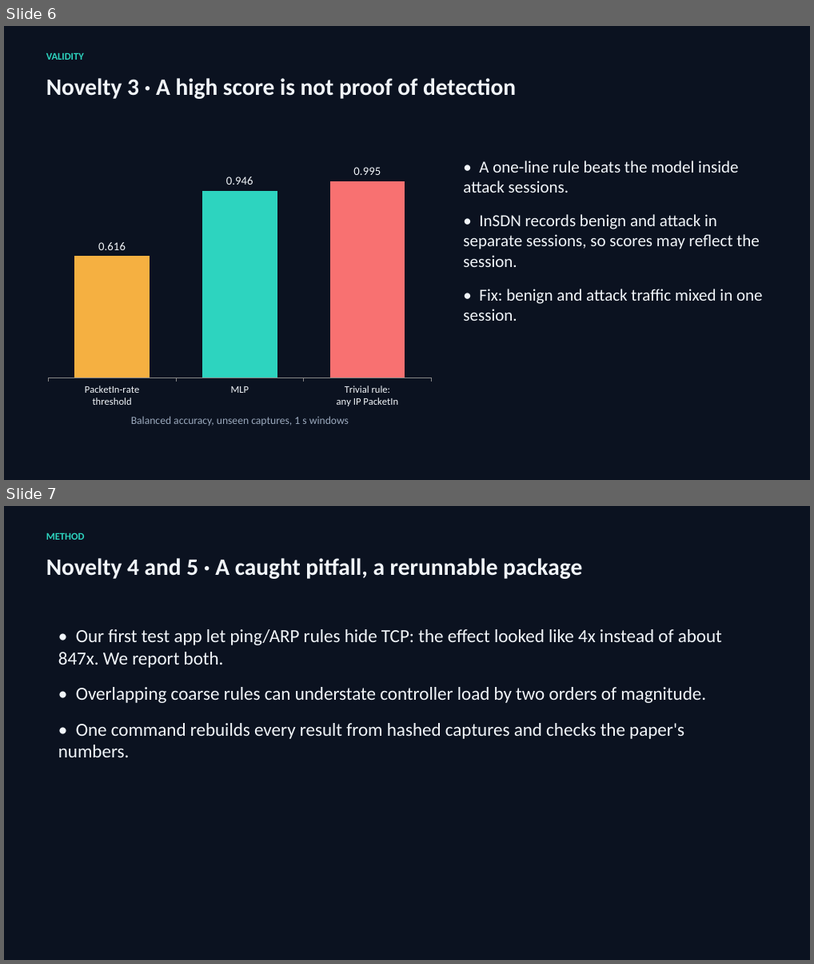
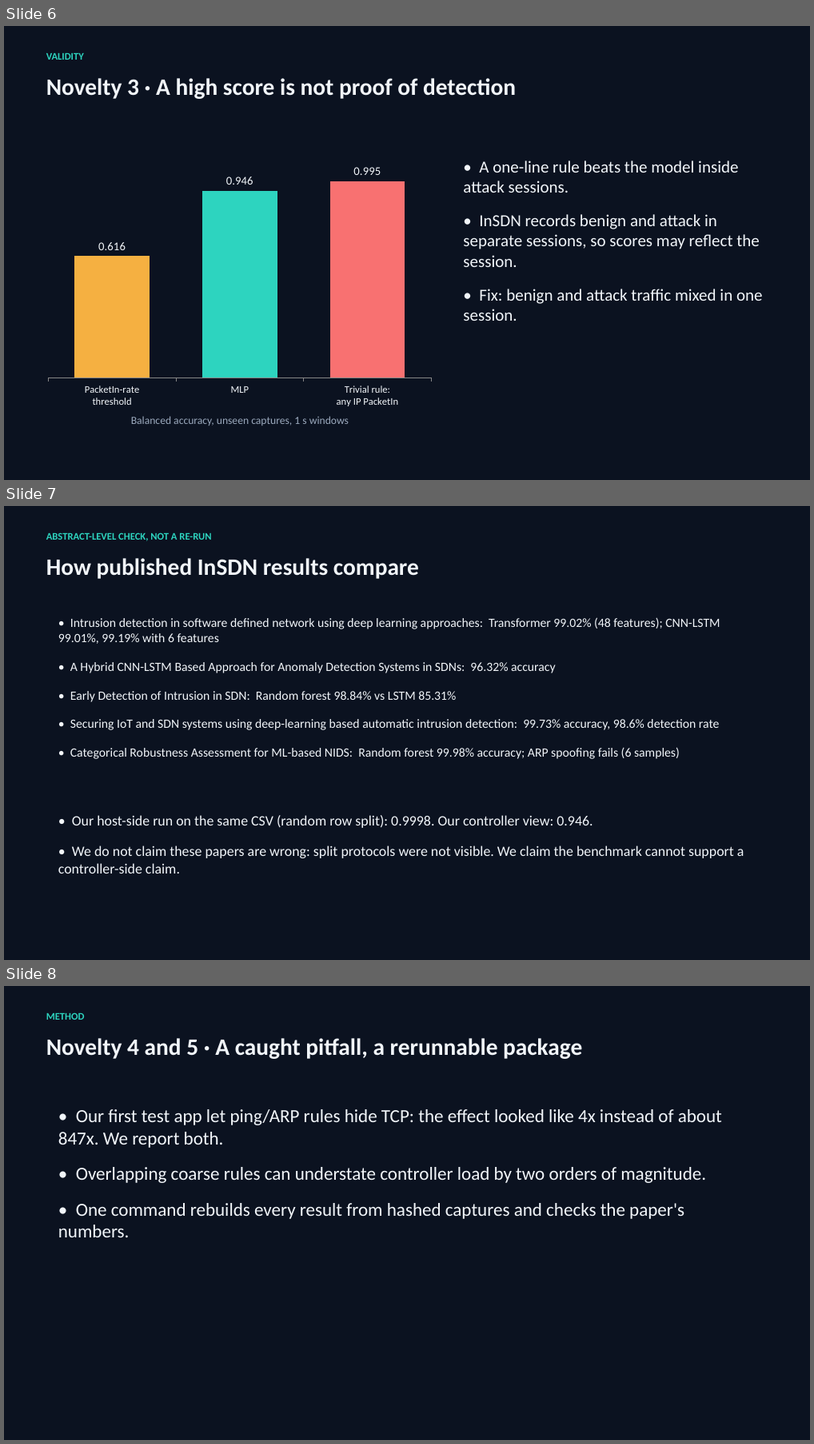
Before and after one commit to adhyan-jain/Proteus, a slide deck: research/insdn_controller/PRESENTATION.pptx. Shown one above the other, each under a label of ours: slides 6 and 7 before the commit, slides 6, 7 and 8 after it. The pictures are 814x964 and 814x1444 pixels, drawn with LibreOffice and Linux fonts; fonts in the diff are those of the drawing. Boxes give left, top, right and bottom in pixels: in the first picture for what was removed or moved away, otherwise in the second. Text is boxed around its words. In the diff, an @@ line names an element or a change of style, - is before the commit and + after.

Commit message:
Add abstract-level InSDN published-results check: data file, /new/literature page (frontend, explicit request), deck slide

```diff
--- a/research/insdn_controller/PRESENTATION.pptx
+++ b/research/insdn_controller/PRESENTATION.pptx
@@ slide 7 added at box(4, 506, 810, 960), background #0B1220 @@
@@ text added at box(46, 532, 211, 541), 12 pt, text #2DD4BF, bold @@
+ABSTRACT-LEVEL CHECK, NOT A RE-RUN
@@ text added at box(46, 558, 419, 579), 28 pt, text #F1F5F9, bold @@
+How published InSDN results compare
@@ text added at box(58, 617, 720, 759), 15 pt, text #F1F5F9 @@
+• Intrusion detection in software defined network using deep learning approaches: Transformer 99.02% (48 features); CNN-LSTM 99.01%, 99.19% with 6 features
+• A Hybrid CNN-LSTM Based Approach for Anomaly Detection Systems in SDNs: 96.32% accuracy
+• Early Detection of Intrusion in SDN: Random forest 98.84% vs LSTM 85.31%
+• Securing IoT and SDN systems using deep-learning based automatic intrusion detection: 99.73% accuracy, 98.6% detection rate
+• Categorical Robustness Assessment for ML-based NIDS: Random forest 99.98% accuracy; ARP spoofing fails (6 samples)
@@ text added at box(58, 815, 745, 873), 17 pt, text #F1F5F9 @@
+• Our host-side run on the same CSV (random row split): 0.9998. Our controller view: 0.946.
+• We do not claim these papers are wrong: split protocols were not visible. We claim the benchmark cannot support a controller-side claim.
@@ what was slide 7 is now slide 8 @@
```
Also in this commit, not shown: 4 other files.
